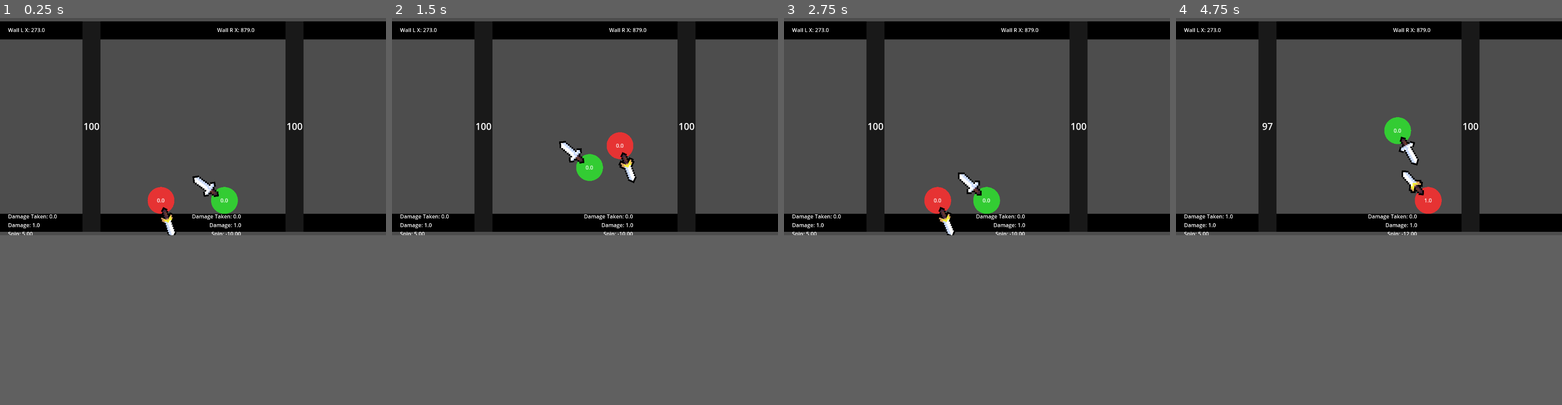
Above: before the commit, frames 1-4 (left to right).
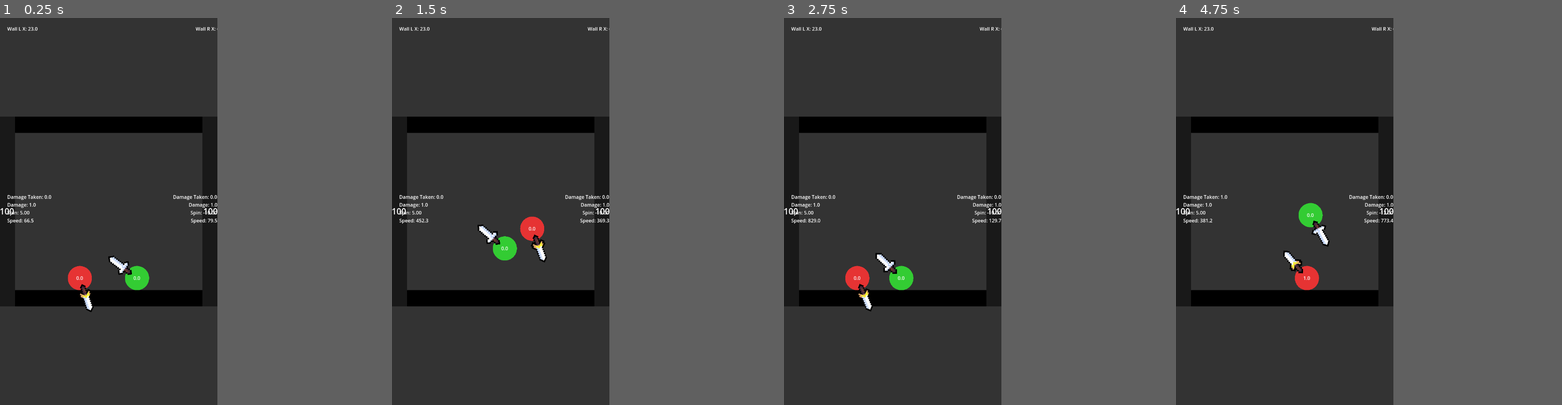
Above: after the commit, the same moments.

Repository: HarryLin349/Super-Smash-Balls
Game: Godot game, scene res://Main.tscn
Two runs of this game, one before a commit and one after it. Both use one fixed random seed, a clock stepped at 60 frames per second and the inputs below.
Inputs:
- Up to frame 1 (0.25 s): no input
- Up to frame 2 (1.5 s): no input
- Up to frame 3 (2.75 s): no input
- Up to frame 4 (4.75 s): no input
The window is 799x449 before the commit and 450x800 after it. Grey fills any space a smaller window leaves; there, only what the larger window draws over its background counts as a difference.

The runs differ from the first frame. In frame 1, 42% of the frame differs, in the area x 0-100%, y 0-76%; in frame 2, 42%; in frame 3, 42%; in frame 4, 42%, in the area x 0-100%, y 0-75%.

Commit message:
aspect ratio

Diff:
--- a/Main.gd
+++ b/Main.gd
@@ -19,7 +19,7 @@
 @onready var wall_left_x_label: Label = $UI/WallLeftX
 @onready var wall_right_x_label: Label = $UI/WallRightX
 
-var walldist := 300
+var walldist := 50
 
 var _stats_timer := 0.0
 var _game_over := false
--- a/project.godot
+++ b/project.godot
@@ -14,3 +14,13 @@
 config/features=PackedStringArray("4.3", "Forward Plus")
 config/icon="res://icon.svg"
 run/main_scene="res://Main.tscn"
+
+[display]
+
+window/size/viewport_width=720
+window/size/viewport_height=1280
+window/size/resizable=false
+
+[rendering]
+
+environment/defaults/default_clear_color=Color(0.2, 0.2, 0.2, 1)
Binary file added: Pixellari.ttf
Not shown, added: Pixellari.ttf.import
